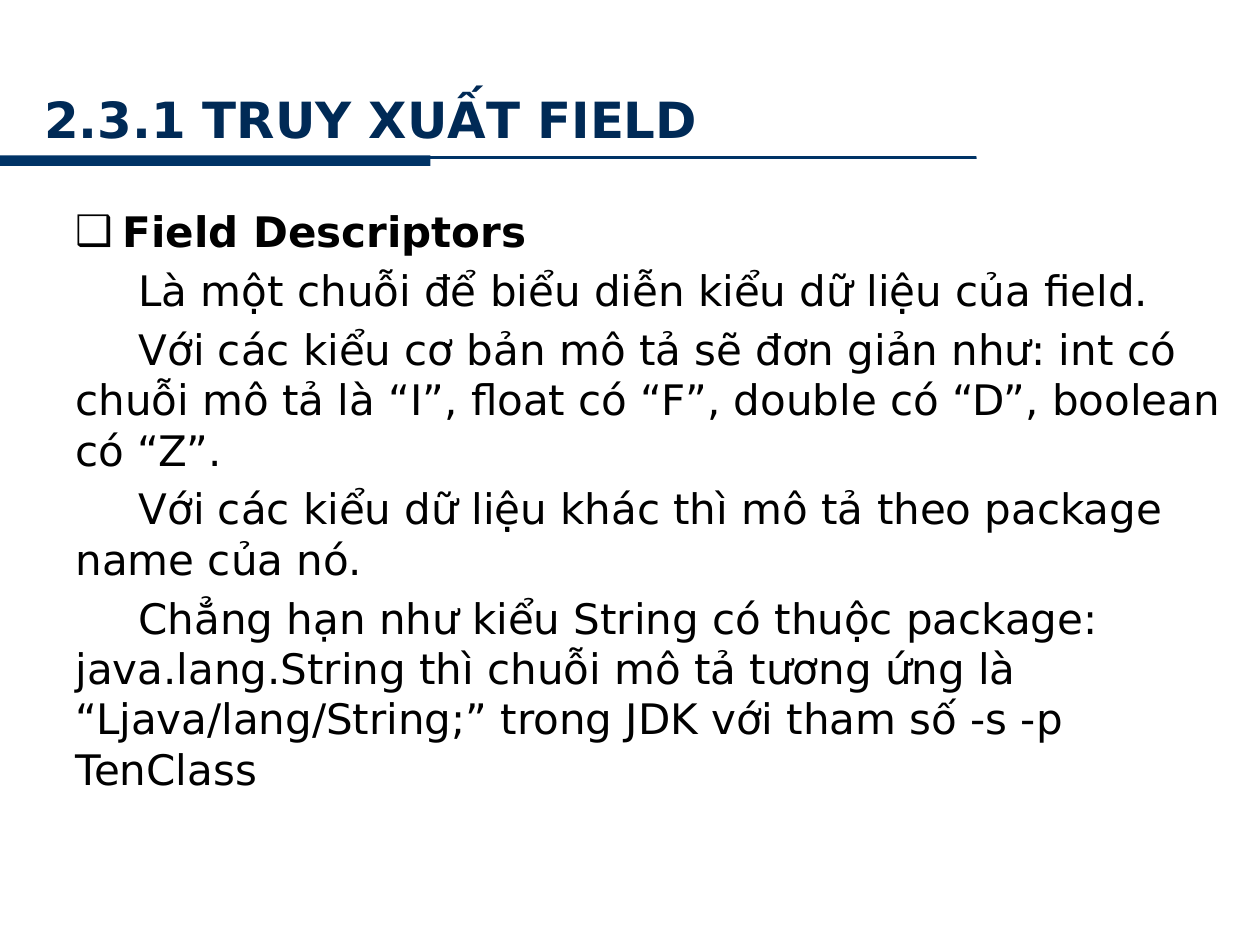
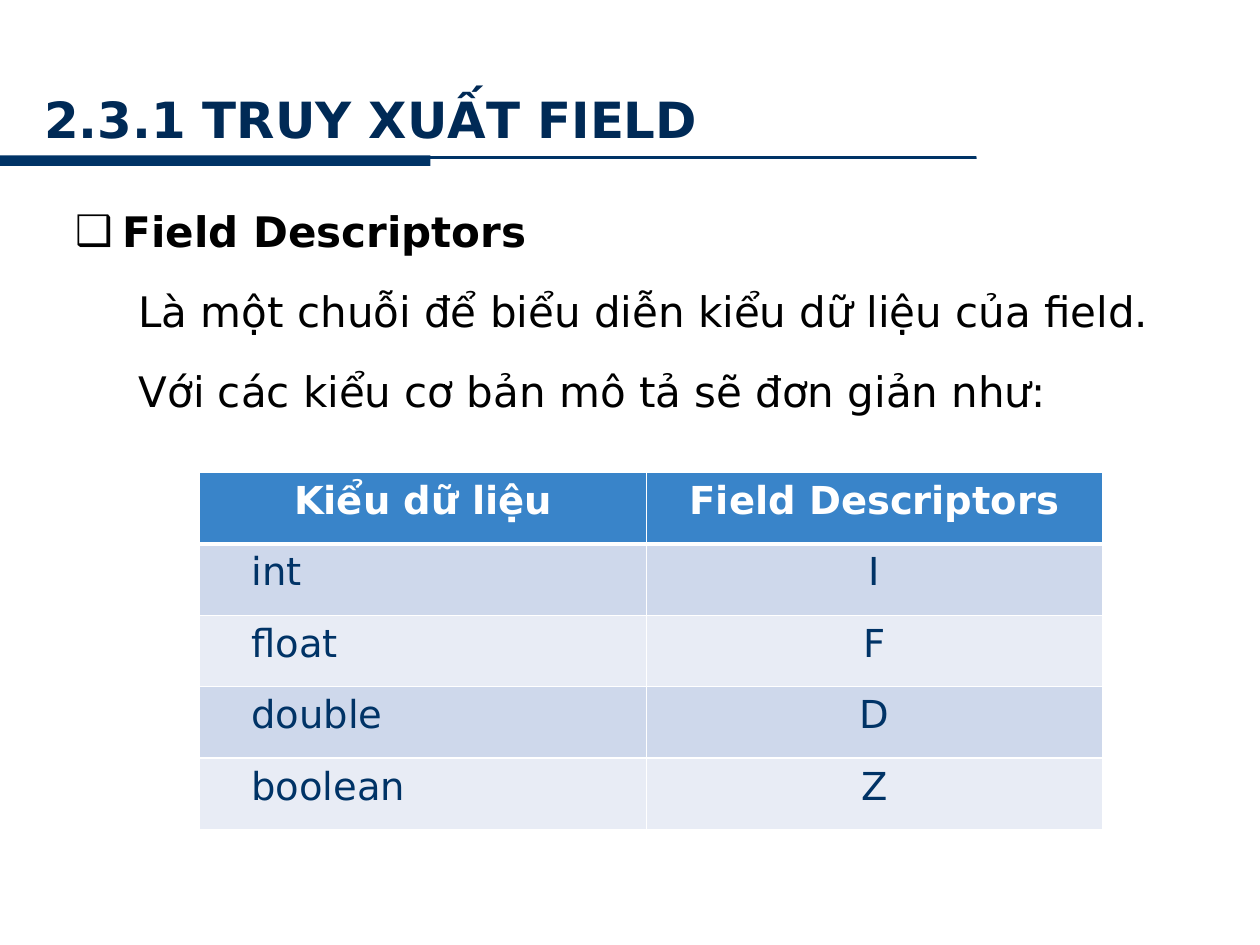
Before and after one commit to minhkhanh/UofS-Java, a slide deck: slide 16 of Seminar_JNI/Slide_00.pptx (slide 17 before the commit). Drawn at 1260x945 pixels with LibreOffice and Linux fonts; fonts in the diff are those of the drawing; background and template pictures are left out. Boxes give left, top, right and bottom in pixels: in the first picture for what was removed or moved away, otherwise in the second. Text is boxed around its words. In the diff, an @@ line names an element or a change of style, - is before the commit and + after.

```diff
--- a/Seminar_JNI/Slide_00.pptx
+++ b/Seminar_JNI/Slide_00.pptx
@@ text at <box>123,215,1148,335</box>: more space between paragraphs @@
@@ text at <box>139,372,1046,416</box>: text changed @@
-Với các kiểu cơ bản mô tả sẽ đơn giản như: int có chuỗi mô tả là “I”, float có “F”, double có “D”, boolean có “Z”.
-Với các kiểu dữ liệu khác thì mô tả theo package name của nó.
-Chẳng hạn như kiểu String có thuộc package: java.lang.String thì chuỗi mô tả tương ứng là “Ljava/lang/String;” trong JDK với tham số -s -p TenClass
+Với các kiểu cơ bản mô tả sẽ đơn giản như:
@@ table added at <box>199,472,1102,829</box>, 5 rows, 2 columns @@
+Kiểu dữ liệu | Field Descriptors
+int | I
+float | F
+double | D
+boolean | Z
```
Also in this commit, not shown: 22 other slides changed.
